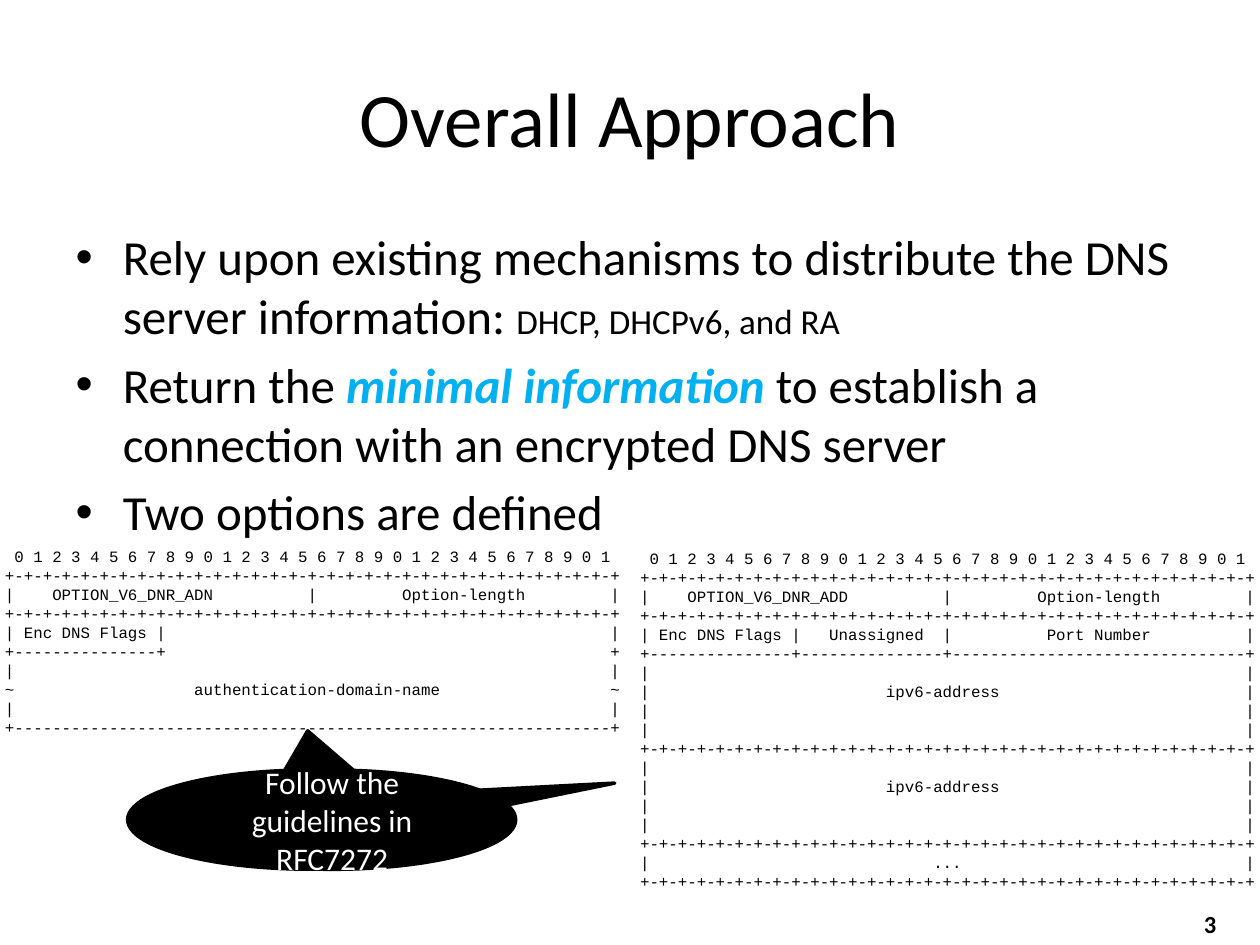
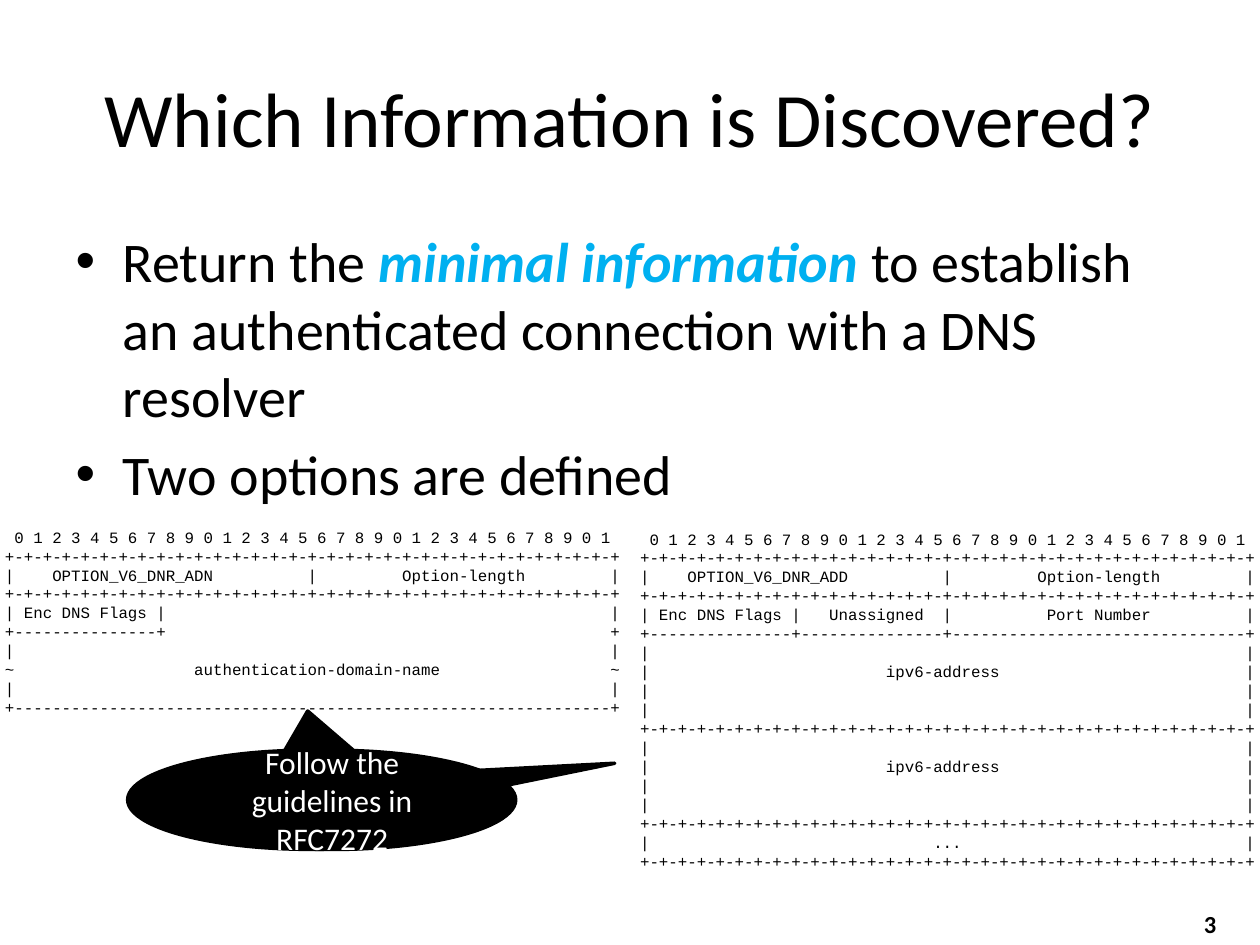
Before and after one commit to boucadair/draft-btw-add-home-network, a slide deck: slide 3 of ietf110/draft-ietf-add-dnr.pptx. Drawn at 1260x945 pixels with LibreOffice and Linux fonts; fonts in the diff are those of the drawing. Boxes give left, top, right and bottom in pixels: in the first picture for what was removed or moved away, otherwise in the second. Text is boxed around its words. In the diff, an @@ line names an element or a change of style, - is before the commit and + after.

```diff
--- a/ietf110/draft-ietf-add-dnr.pptx
+++ b/ietf110/draft-ietf-add-dnr.pptx
@@ title at <box>105,93,1154,148</box>: text changed @@
-Overall Approach
+Which Information is Discovered?
@@ text at <box>123,242,1132,418</box>: text changed; size 28 to 32 pt @@
-• Rely upon existing mechanisms to distribute the DNS server information: DHCP, DHCPv6, and RA
-• Return the minimal information to establish a connection with an encrypted DNS server
+• Return the minimal information to establish an authenticated connection with a DNS resolver
@@ text at <box>123,456,672,504</box>: size 28 to 32 pt in "Two options are defined" @@
@@ 2 texts, 2 speech bubbles: place and size @@
-2 texts, 2 speech bubbles at <box>14,551,1245,869</box>
+2 texts, 2 speech bubbles at <box>14,532,1245,849</box>
```
Also in this commit, not shown: 6 other slides changed, 3 slides added, 1 other file.
